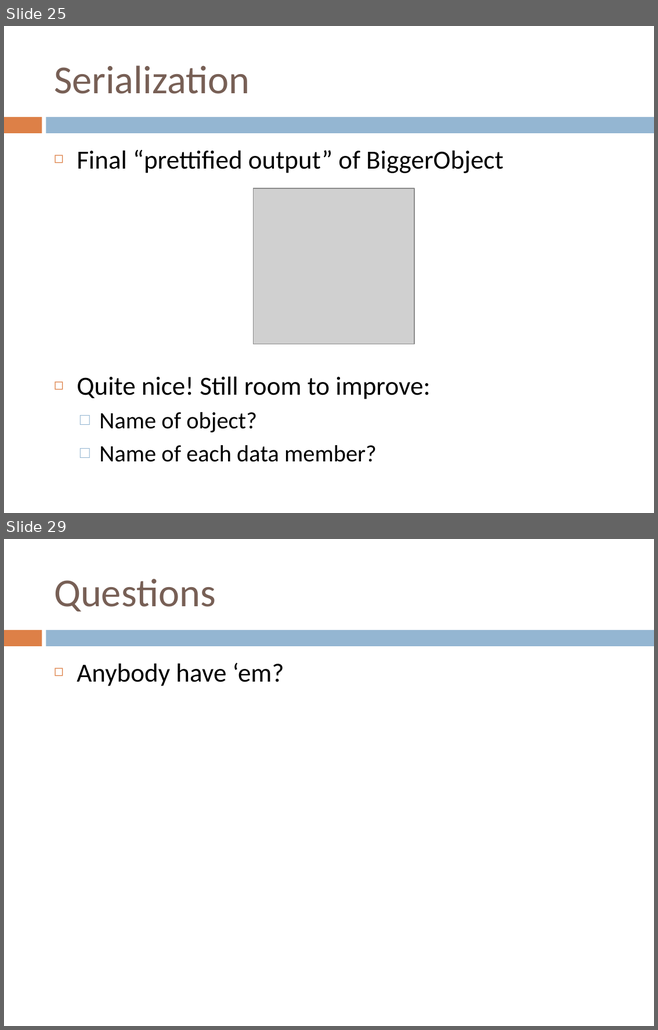
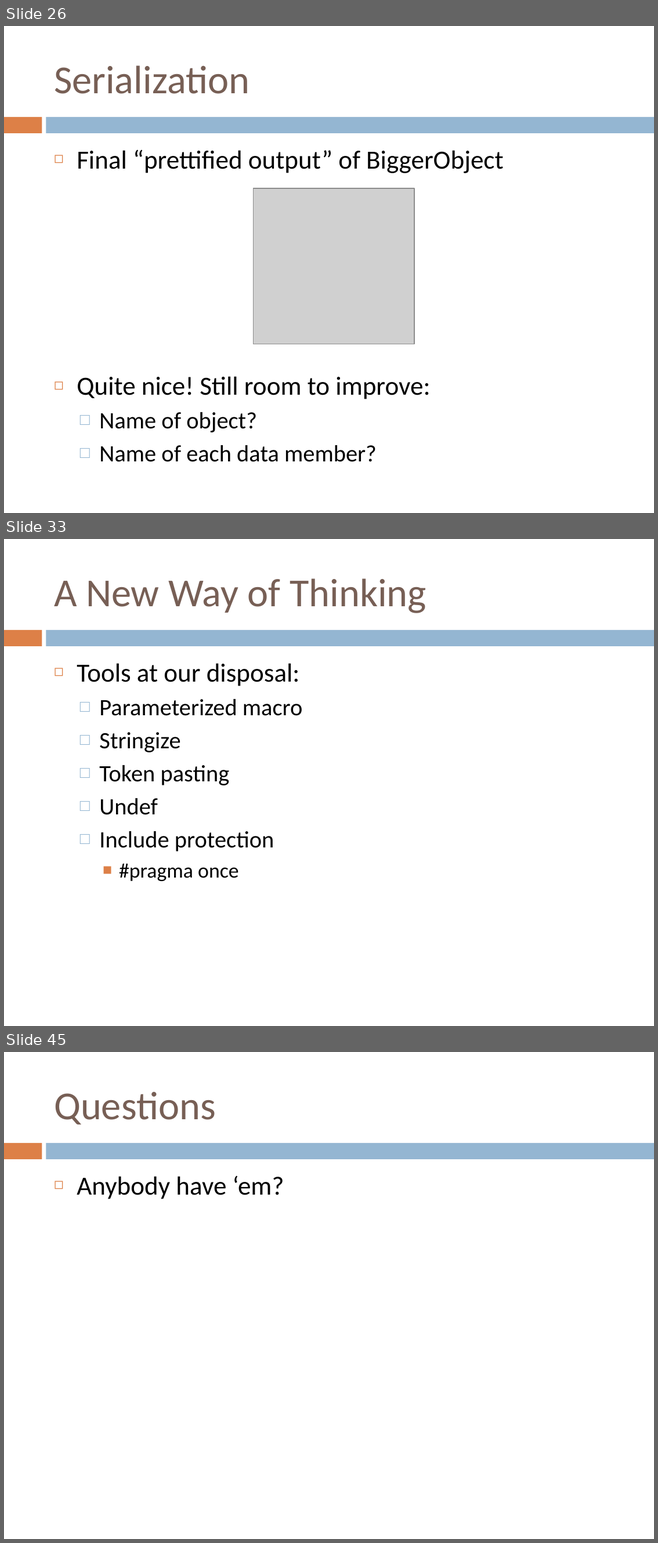
Before and after one commit to RandyGaul/GAM150Slides, a slide deck: GAM150_Club_Serialization.pptx. Shown one above the other, each under a label of ours: slides 25 and 29 before the commit, slides 26, 33 and 45 after it; the slides between them are not shown. The pictures are 658x1030 and 658x1543 pixels, drawn with LibreOffice and Linux fonts; fonts in the diff are those of the drawing; grey boxes stand for pictures. Boxes give left, top, right and bottom in pixels: in the first picture for what was removed or moved away, otherwise in the second. Text is boxed around its words. In the diff, an @@ line names an element or a change of style, - is before the commit and + after.

```diff
--- a/GAM150_Club_Serialization.pptx
+++ b/GAM150_Club_Serialization.pptx
@@ slide 33 added at <box>4,539,654,1026</box>, background #FFFFFF; not listed: 2 template elements that a slide beside it also shows @@
@@ title added at <box>54,578,426,613</box>, 44 pt, text #775F55 @@
+A New Way of Thinking
@@ text added at <box>76,663,303,881</box>, 26 pt, text #000000 @@
+◻ Tools at our disposal:
+  □ Parameterized macro
+  □ Stringize
+  □ Token pasting
+  □ Undef
+  □ Include protection
+    ■ #pragma once
@@ what was slide 25 is now slide 26 @@
@@ what was slide 29 is now slide 45 @@
```
Also in this commit, not shown: 18 slides changed, 15 other slides added, 1 other file.
